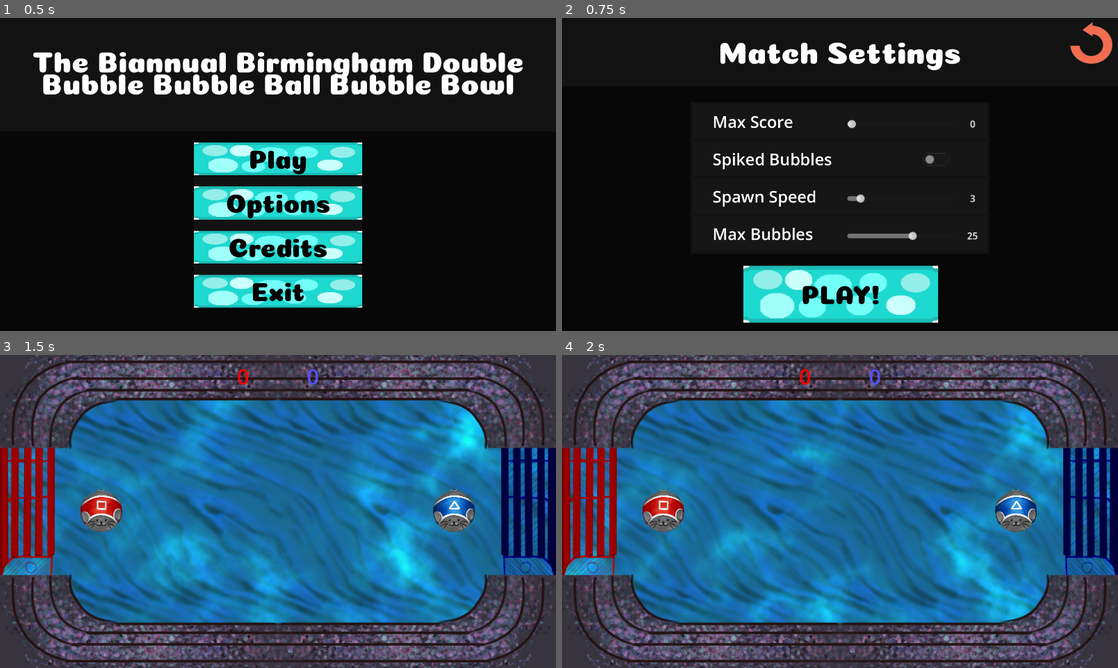
Above: before the commit, frames 1-4 (two rows, left to right).
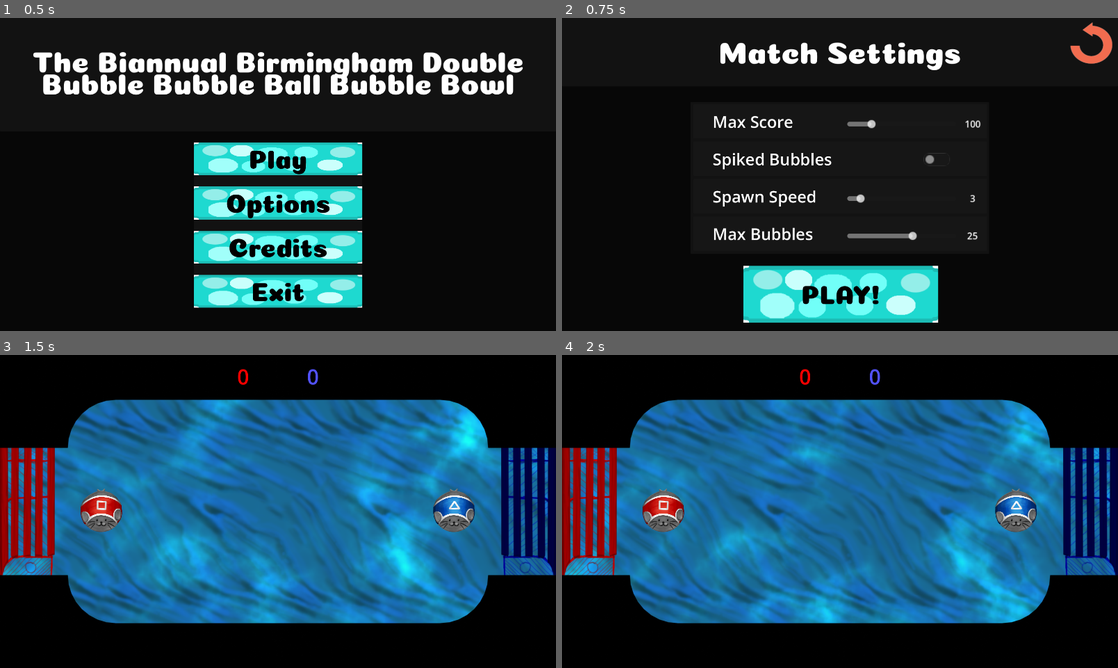
Above: after the commit, the same moments.

Repository: corpusCallosotomy/BubbleBowl
Game: Godot game, scene res://scenes/screens/menus/TitleScreen.tscn
Same seed, same stepped clock (60 frames per second), same inputs: the game is played once before the commit and once after it. The engine's default icon, where the game draws it, is replaced by a stand-in: a white triangle on a blue panel in a dark square.
Inputs:
- Up to frame 1 (0.5 s): no input
- Up to frame 2 (0.75 s): click "Play" at 0.5 s
- Up to frame 3 (1.5 s): click "PLAY!" at 1.25 s
- Up to frame 4 (2 s): no input

Frame 1 is identical in both runs. In frame 2, 0.1% of the frame differs, in the area x 51-76%, y 32-36%; in frame 3, 38%; in frame 4, 38%, in the area x 0-100%, y 0-100%.

Commit message:
Max Score logic

Diff:
--- a/scenes/match_data.gd
+++ b/scenes/match_data.gd
@@ -13,6 +13,7 @@
 var bubbleCount: int = 0
 var spikedEnabled = false
 var spikeCount: int = 0
+var maxScore = 100
 
 
 
--- a/scenes/screens/arena/arena.tscn
+++ b/scenes/screens/arena/arena.tscn
@@ -1,18 +1,13 @@
 [gd_scene load_steps=19 format=3 uid="uid://pbnhy6mm8f56"]
-
 
 [ext_resource type="PackedScene" uid="uid://cmkpgtxmycs8j" path="res://scenes/player/Player.tscn" id="1_etxjp"]
 [ext_resource type="PackedScene" path="res://scenes/screens/arena/goal.tscn" id="2_v7y4l"]
 [ext_resource type="Texture2D" uid="uid://b8hixirqnrfff" path="res://scenes/screens/arena/fieldmap.png" id="3_khlq0"]
-[ext_resource type="PackedScene" uid="uid://0rjhmhgrhrex" path="res://scenes/screens/arena/goal.tscn" id="2_v7y4l"]
-[ext_resource type="Texture2D" uid="uid://ca4ll8jd3evah" path="res://scenes/screens/arena/quickbg.png" id="4_cehqr"]
 [ext_resource type="Script" path="res://scenes/screens/arena/bubble_spawner.gd" id="5_k3v74"]
-
 [ext_resource type="Script" path="res://scripts/score_display.gd" id="6_alnfp"]
 [ext_resource type="Texture2D" uid="uid://qoo2rshqtl53" path="res://VFX/Sand_Texture_V2.png" id="6_jblcl"]
 [ext_resource type="Shader" path="res://VFX/VFX_Scene_Test.gdshader" id="8_12cvm"]
 [ext_resource type="Texture2D" uid="uid://blqc01j3w6hci" path="res://icon.svg" id="9_6inbr"]
-
 
 [sub_resource type="CircleShape2D" id="CircleShape2D_w3glh"]
 radius = 51.4781
@@ -89,7 +84,7 @@
 shape = SubResource("CircleShape2D_w3glh")
 
 [node name="Fieldmap" type="Sprite2D" parent="."]
-texture = ExtResource("4_cehqr")
+texture = ExtResource("3_khlq0")
 centered = false
 
 [node name="Field Bounds" type="Node" parent="."]
--- a/scenes/screens/menus/GameModeScreen.tscn
+++ b/scenes/screens/menus/GameModeScreen.tscn
@@ -148,7 +148,10 @@
 grow_horizontal = 0
 grow_vertical = 2
 scale = Vector2(2, 2)
-max_value = 10.0
+min_value = 1.0
+max_value = 500.0
+step = 5.0
+value = 101.0
 script = ExtResource("4_sbjtm")
 sliderText = NodePath("Count")
 
@@ -166,7 +169,7 @@
 grow_horizontal = 0
 grow_vertical = 2
 theme_override_font_sizes/font_size = 16
-text = "0
+text = "100
 "
 horizontal_alignment = 1
 vertical_alignment = 1
--- a/scenes/screens/menus/MatchEnd.tscn
+++ b/scenes/screens/menus/MatchEnd.tscn
@@ -97,6 +97,7 @@
 layout_mode = 2
 size_flags_vertical = 3
 script = ExtResource("2_r05ci")
+scoreIndex = 1
 
 [node name="ScoreTextLabel" type="Label" parent="CanvasLayer/ButtonMenu/VBoxContainer/Score1"]
 layout_mode = 1
@@ -132,7 +133,6 @@
 layout_mode = 2
 size_flags_vertical = 3
 script = ExtResource("2_r05ci")
-scoreIndex = 1
 
 [node name="ScoreTextLabel" type="Label" parent="CanvasLayer/ButtonMenu/VBoxContainer/Score2"]
 layout_mode = 1
--- a/scenes/screens/menus/button_menu.gd
+++ b/scenes/screens/menus/button_menu.gd
@@ -13,3 +13,4 @@
 	MatchData.spikedEnabled = $VBoxContainer/SpikeBubbles/CheckButton.button_pressed
 	MatchData.spawnRate = $"VBoxContainer/Bubble Spawn Speed/HSlider".value
 	MatchData.maxBubbles = $"VBoxContainer/Max Bubbles/HSlider".value
+	MatchData.maxScore = $"VBoxContainer/Max Score/HSlider".value
--- a/scripts/score_display.gd
+++ b/scripts/score_display.gd
@@ -3,7 +3,7 @@
 @export var score1Display: Label
 @export var score2Display: Label
 
-@export var endScore: int = 100
+#@export var endScore: int = 100
 
 # Called every frame. 'delta' is the elapsed time since the previous frame.
 func _process(delta: float) -> void:
@@ -13,7 +13,6 @@
 	score1Display.text = str(score1)
 	score2Display.text = str(score2)
 
-
 	#end match
-	if score1 >= endScore or score2 >= endScore:
+	if score1 >= MatchData.maxScore or score2 >= MatchData.maxScore:
 		get_tree().change_scene_to_file("res://scenes/screens/menus/MatchEnd.tscn")
